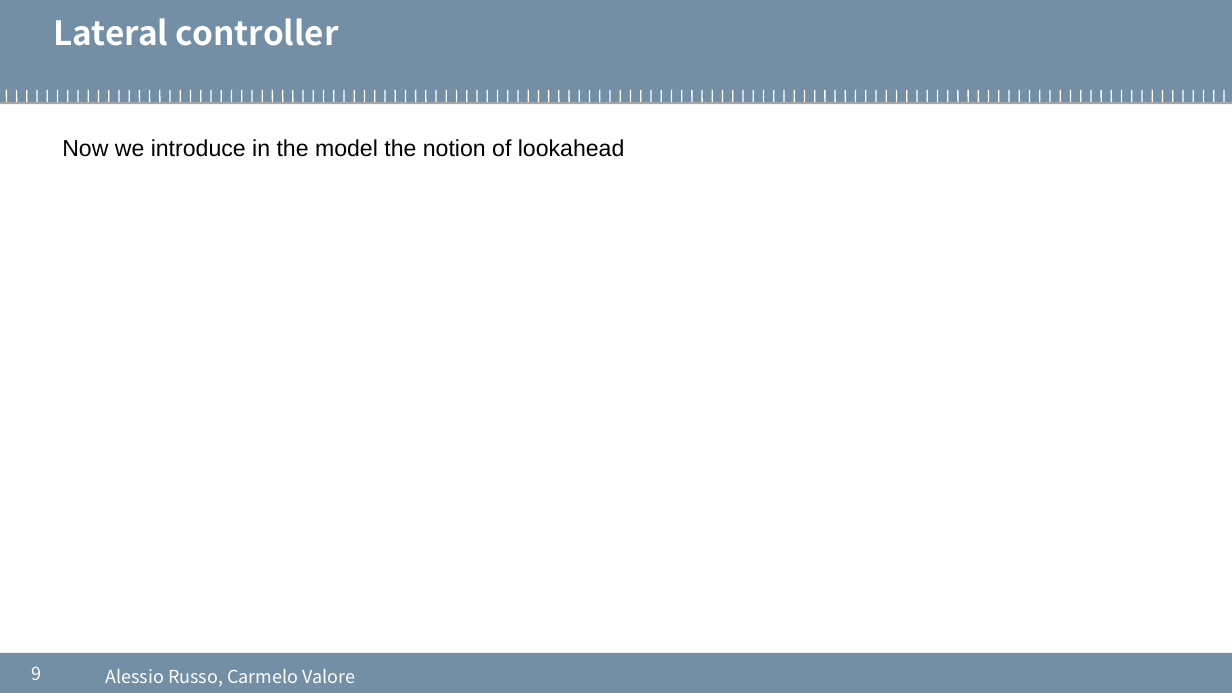
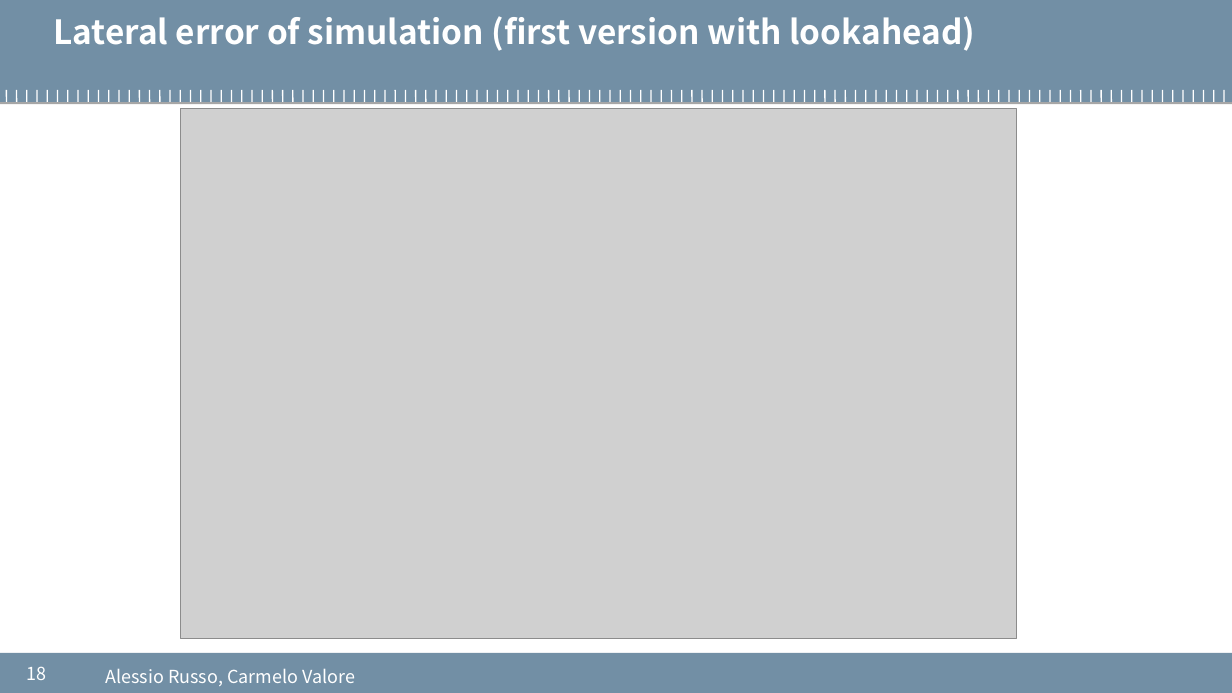
Before and after one commit to cvalore/mida2-project, a slide deck: slide 18 of presentations/20200907_meeting7.pptx (slide 9 before the commit). Drawn at 1232x693 pixels with LibreOffice and Linux fonts; fonts in the diff are those of the drawing; grey boxes stand for pictures; background and template pictures are left out. Boxes give left, top, right and bottom in pixels: in the first picture for what was removed or moved away, otherwise in the second. Text is boxed around its words. In the diff, an @@ line names an element or a change of style, - is before the commit and + after.

```diff
--- a/presentations/20200907_meeting7.pptx
+++ b/presentations/20200907_meeting7.pptx
@@ text at (x1=53, y1=16, x2=975, y2=51): text changed @@
-Lateral controller
+Lateral error of simulation (first version with lookahead)
@@ picture added at (x1=181, y1=108, x2=1017, y2=639) @@
@@ text removed at (x1=62, y1=139, x2=625, y2=157) @@
-Now we introduce in the model the notion of lookahead
@@ page number at (x1=26, y1=666, x2=46, y2=680): text changed @@
-9
+18
```
Also in this commit, not shown: 8 other slides changed, 12 slides added, 1 slide removed, 1 other file.
